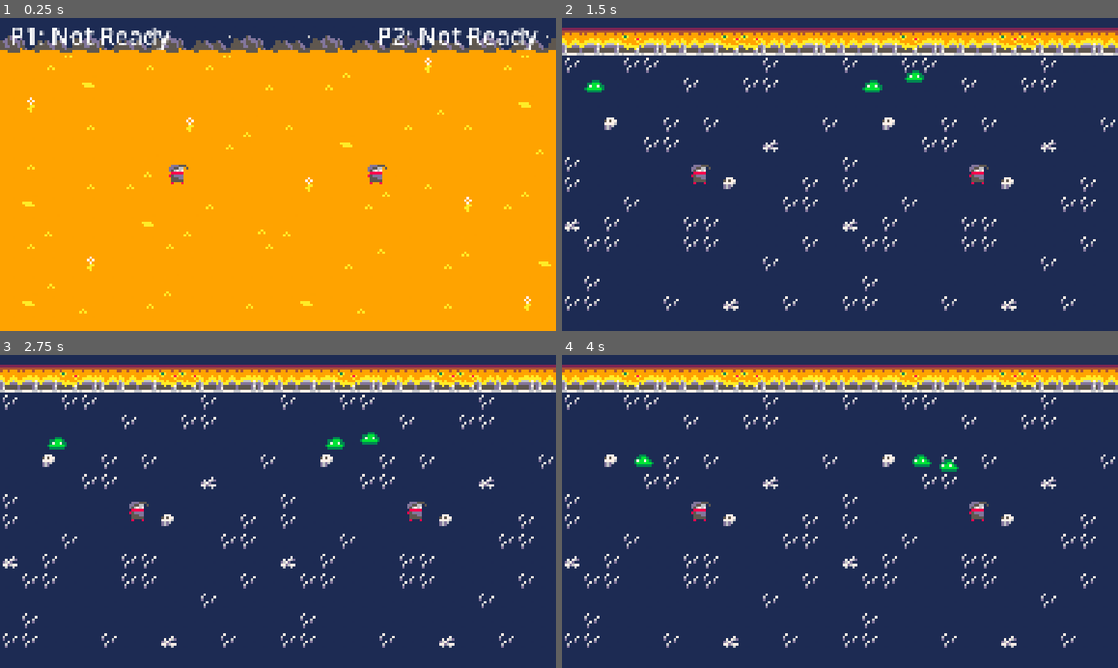
Above: before the commit, frames 1-4 (two rows, left to right).
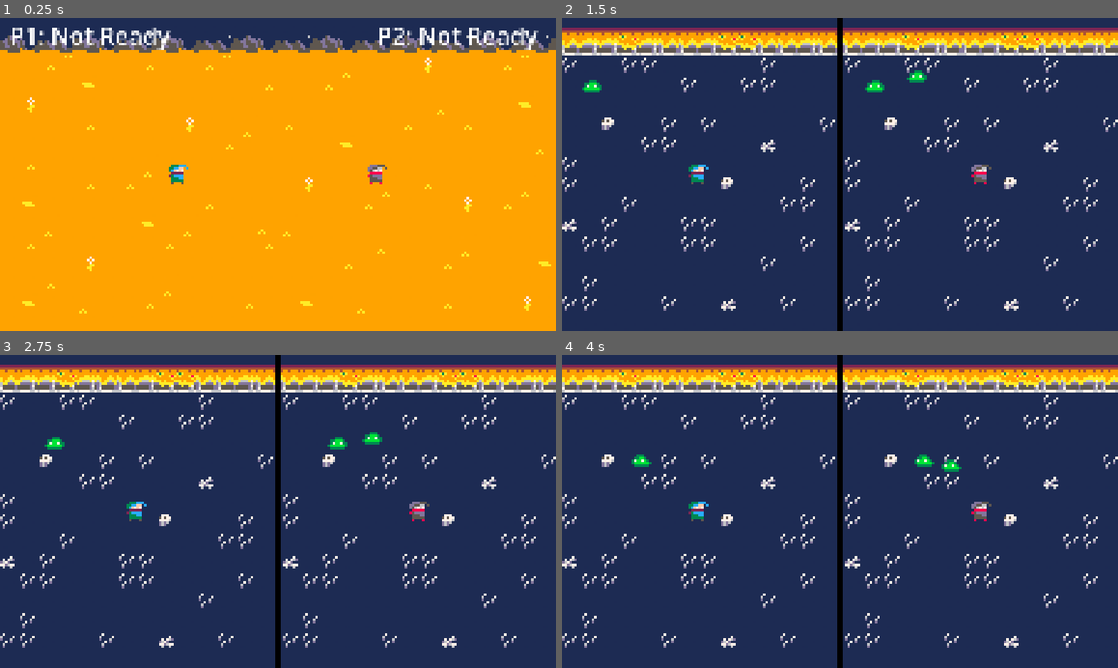
Above: after the commit, the same moments.

Repository: SamZhang150/rivals-ascent
Game: Godot game, scene res://scenes/core/splitscreen.tscn
The game is run twice, just before and just after one commit, with the same random seed, the same clock (stepped at 60 frames per second) and the same inputs.
Inputs (mouse positions are in pixels of both pictures, inside the frame that each line leads up to):
- Up to frame 1 (0.25 s): no input
- Up to frame 2 (1.5 s): tap Enter at 0.5 s; move the mouse to (962, 158) at 0.52 s; hold Shift (p1_ready) 0.53-1.28 s; tap Space at 1.25 s; move the mouse to (728, 190) at 1.27 s; tap M (p2_ready) at 1.35 s
- Up to frame 3 (2.75 s): move the mouse to (333, 442) at 2.02 s; hold Shift (p1_ready) from 2.03 s (still down)
- Up to frame 4 (4 s): move the mouse to (812, 574) at 2.77 s; release Shift (p1_ready) at 2.78 s; tap M (p2_ready) at 2.85 s; move the mouse to (1006, 558) at 3.52 s; hold Shift (p1_ready) from 3.53 s (still down)

The runs differ from the first frame. In frame 1, 0.1% of the frame differs, in the area x 30-34%, y 46-54%; in frame 2, 9.3%, in the area x 0-100%, y 0-100%; in frame 3, 9.3%; in frame 4, 9.3%.

Commit message:
add unique player sprites, add camera border

Diff:
--- a/scenes/core/splitscreen.tscn
+++ b/scenes/core/splitscreen.tscn
@@ -20,13 +20,22 @@
 
 [node name="ScreenDisplay" type="CanvasLayer" parent="." unique_id=25438073]
 
+[node name="ColorRect" type="ColorRect" parent="ScreenDisplay" unique_id=974050885]
+offset_right = 500.0
+offset_bottom = 500.0
+color = Color(0, 0, 0, 1)
+
 [node name="ViewportContainer" type="HBoxContainer" parent="ScreenDisplay" unique_id=1188213856]
 anchors_preset = 15
 anchor_right = 1.0
 anchor_bottom = 1.0
+offset_left = 2.0
+offset_top = 2.0
+offset_right = -2.0
+offset_bottom = -2.0
 grow_horizontal = 2
 grow_vertical = 2
-theme_override_constants/separation = 0
+theme_override_constants/separation = 2
 
 [node name="Left" type="SubViewportContainer" parent="ScreenDisplay/ViewportContainer" unique_id=22574553]
 layout_mode = 2
@@ -36,7 +45,7 @@
 handle_input_locally = false
 snap_2d_transforms_to_pixel = true
 snap_2d_vertices_to_pixel = true
-size = Vector2i(112, 126)
+size = Vector2i(108, 122)
 render_target_update_mode = 4
 
 [node name="Right" type="SubViewportContainer" parent="ScreenDisplay/ViewportContainer" unique_id=546929494]
@@ -47,7 +56,7 @@
 handle_input_locally = false
 snap_2d_transforms_to_pixel = true
 snap_2d_vertices_to_pixel = true
-size = Vector2i(112, 126)
+size = Vector2i(108, 122)
 render_target_update_mode = 4
 
 [node name="UI" type="CanvasLayer" parent="." unique_id=347216691]
--- a/scenes/entities/player.tscn
+++ b/scenes/entities/player.tscn
@@ -3,11 +3,23 @@
 [ext_resource type="Script" uid="uid://cxe7kvyjcwd6a" path="res://scripts/player.gd" id="1_ucweq"]
 [ext_resource type="Texture2D" uid="uid://dir2ul2myjcyk" path="res://assets/sprites/pico8.png" id="2_08t41"]
 
-[sub_resource type="AtlasTexture" id="AtlasTexture_1ie0h"]
+[sub_resource type="AtlasTexture" id="AtlasTexture_08t41"]
 atlas = ExtResource("2_08t41")
-region = Rect2(0, 8, 8, 8)
+region = Rect2(0, 0, 8, 8)
 
 [sub_resource type="AtlasTexture" id="AtlasTexture_42nxq"]
+atlas = ExtResource("2_08t41")
+region = Rect2(8, 0, 8, 8)
+
+[sub_resource type="AtlasTexture" id="AtlasTexture_dnykm"]
+atlas = ExtResource("2_08t41")
+region = Rect2(16, 0, 8, 8)
+
+[sub_resource type="AtlasTexture" id="AtlasTexture_c5rqy"]
+atlas = ExtResource("2_08t41")
+region = Rect2(24, 0, 8, 8)
+
+[sub_resource type="AtlasTexture" id="AtlasTexture_1ie0h"]
 atlas = ExtResource("2_08t41")
 region = Rect2(0, 8, 8, 8)
 
@@ -27,16 +39,38 @@
 animations = [{
 "frames": [{
 "duration": 1.0,
-"texture": SubResource("AtlasTexture_1ie0h")
+"texture": SubResource("AtlasTexture_08t41")
 }],
 "loop": true,
-"name": &"idle",
+"name": &"p1_idle",
 "speed": 5.0
 }, {
 "frames": [{
 "duration": 1.0,
 "texture": SubResource("AtlasTexture_42nxq")
 }, {
+"duration": 1.0,
+"texture": SubResource("AtlasTexture_dnykm")
+}, {
+"duration": 1.0,
+"texture": SubResource("AtlasTexture_c5rqy")
+}, {
+"duration": 1.0,
+"texture": SubResource("AtlasTexture_dnykm")
+}],
+"loop": true,
+"name": &"p1_run",
+"speed": 5.0
+}, {
+"frames": [{
+"duration": 1.0,
+"texture": SubResource("AtlasTexture_1ie0h")
+}],
+"loop": true,
+"name": &"p2_idle",
+"speed": 5.0
+}, {
+"frames": [{
 "duration": 1.0,
 "texture": SubResource("AtlasTexture_5u6hq")
 }, {
@@ -48,12 +82,9 @@
 }, {
 "duration": 1.0,
 "texture": SubResource("AtlasTexture_d4qa6")
-}, {
-"duration": 1.0,
-"texture": SubResource("AtlasTexture_5u6hq")
 }],
 "loop": true,
-"name": &"run",
+"name": &"p2_run",
 "speed": 7.0
 }]
 
@@ -72,10 +103,7 @@
 
 [node name="AnimatedSprite2D" type="AnimatedSprite2D" parent="." unique_id=1251588531]
 sprite_frames = SubResource("SpriteFrames_dnykm")
-animation = &"run"
-autoplay = "idle"
-frame = 1
-frame_progress = 0.59354264
+animation = &"p1_run"
 
 [node name="CollisionShape2D" type="CollisionShape2D" parent="." unique_id=924631295]
 shape = SubResource("RectangleShape2D_1ie0h")
--- a/scripts/player.gd
+++ b/scripts/player.gd
@@ -60,6 +60,7 @@
 	hitbox.area_entered.connect(_on_hitbox_area_entered)
 
 	health = max_health
+	$AnimatedSprite2D.play(_prefix + "idle")
 
 
 func _physics_process(_delta: float) -> void:
@@ -78,6 +79,15 @@
 	input_dir.x = Input.get_axis(_prefix + "left", _prefix + "right")
 	input_dir.y = Input.get_axis(_prefix + "up", _prefix + "down")
 	input_dir = input_dir.normalized()
+	if input_dir != Vector2.ZERO:
+		input_dir = input_dir.normalized()
+		velocity = input_dir * speed
+		$AnimatedSprite2D.play(_prefix + "run")
+		if input_dir.x != 0:
+			$AnimatedSprite2D.flip_h = input_dir.x < 0
+	else:
+		velocity = velocity.move_toward(Vector2.ZERO, speed)
+		$AnimatedSprite2D.play(_prefix + "idle")
 
 	velocity = input_dir * speed
 	move_and_slide()
